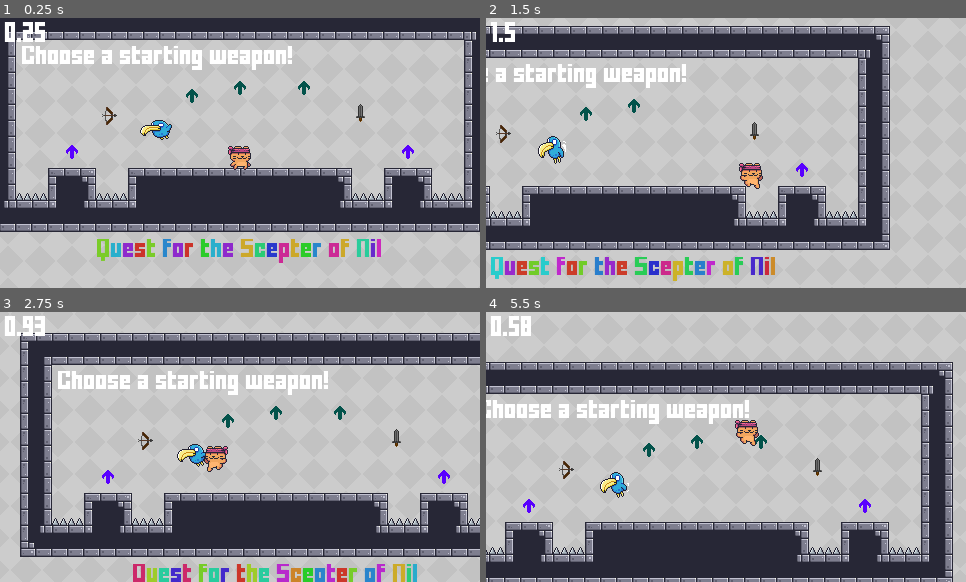
Above: before the commit, frames 1-4 (two rows, left to right).
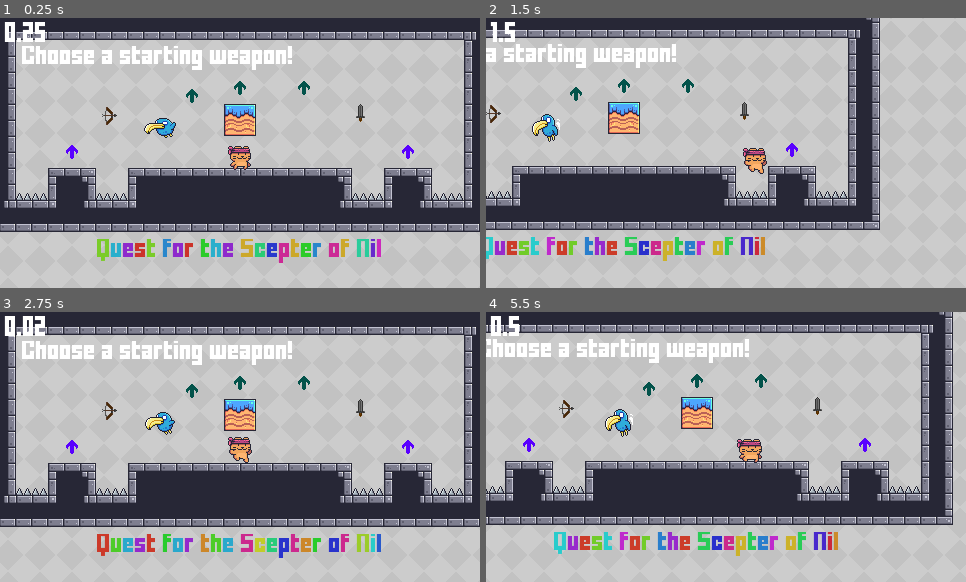
Above: after the commit, the same moments.

Repository: SnowyPeax/Community_Project_1_Johan
Game: Godot game, scene res://user/SnowyPeax/QuestForTheScepterOfNil.tscn
The game is run twice, just before and just after one commit, with the same random seed, the same clock (stepped at 60 frames per second) and the same inputs. This scene is started directly instead of the project's main scene.
Inputs (mouse positions are in pixels of both pictures, inside the frame that each line leads up to):
- Up to frame 1 (0.25 s): no input
- Up to frame 2 (1.5 s): tap Enter (interact) at 0.5, 1.35 s; move the mouse to (831, 139) at 0.52 s; hold Space (jump) 0.53-1.28 s; hold D (right) from 0.53 s (still down); move the mouse to (630, 166) at 1.27 s
- Up to frame 3 (2.75 s): tap Space (jump) at 1.52, 1.55, 1.82, 2.3 s; move the mouse to (288, 387) at 2.02 s; release D (right) at 2.03 s; press the mouse at (288, 387) at 2.03 s; hold A (left) from 2.03 s (still down)
- Up to frame 4 (5.5 s): move the mouse to (702, 501) at 2.77 s; release A (left) at 2.78 s; release the mouse at (702, 501) at 2.78 s; hold D (right) 2.78-4.28 s; tap Space (jump) at 2.85, 3.02, 3.32, 4.52, 4.55, 4.82 s; move the mouse to (870, 487) at 3.52 s; hold Space (jump) 3.53-4.28 s; tap Enter (interact) at 3.6 s; move the mouse to (582, 406) at 4.27 s; hold A (left) 4.28-5.03 s; click (582, 406) at 4.35 s; move the mouse to (750, 447) at 5.02 s; hold D (right) from 5.03 s (still down); hold Space (jump) from 5.03 s (still down)

The runs differ from the first frame. In frame 1, 1.1% of the frame differs, in the area x 29-54%, y 31-46%; in frame 2, 38%; in frame 3, 56%; in frame 4, 60%, in the area x 0-98%, y 0-100%.

Commit message:
add enemy state machine and placeholder chase state

Diff:
--- a/user/SnowyPeax/QuestForTheScepterOfNil.tscn
+++ b/user/SnowyPeax/QuestForTheScepterOfNil.tscn
@@ -1,7 +1,8 @@
-[gd_scene load_steps=11 format=3 uid="uid://llwgolfnn255"]
+[gd_scene load_steps=12 format=3 uid="uid://llwgolfnn255"]
 
 [ext_resource type="PackedScene" uid="uid://bv2o3xgv1pqg0" path="res://core/scenes/base_level.tscn" id="1_u6oy1"]
 [ext_resource type="Texture2D" uid="uid://btuupdyno6oog" path="res://core/assets/Background/Gray.png" id="2_1n8bu"]
+[ext_resource type="PackedScene" uid="uid://cfmrufd2w4bc6" path="res://user/SnowyPeax/questForTheScepterOfNil/weapons/weapon_manager.tscn" id="3_1su4a"]
 [ext_resource type="PackedScene" uid="uid://bcx2s67fe2tqb" path="res://user/SnowyPeax/questForTheScepterOfNil/modifiers/speed_mod.tscn" id="3_ca4as"]
 [ext_resource type="PackedScene" uid="uid://locdhkjfl1wv" path="res://user/SnowyPeax/questForTheScepterOfNil/weapons/bow.tscn" id="3_vulwn"]
 [ext_resource type="PackedScene" uid="uid://caun14mlk0cs0" path="res://user/SnowyPeax/questForTheScepterOfNil/weapons/sword.tscn" id="3_xnk1p"]
@@ -16,8 +17,10 @@
 [node name="Background" parent="." index="0"]
 texture = ExtResource("2_1n8bu")
 
+[node name="WeaponManager" parent="Player" index="5" instance=ExtResource("3_1su4a")]
+
 [node name="Autotiles" parent="." index="2"]
-layer_0/tile_data = PackedInt32Array(131073, 65536, 1, 65537 …(3801 unchanged characters)… 7666, 0, 1, -393202, 0, 1, -458738, 0, 1)
+layer_0/tile_data = PackedInt32Array(131073, 65536, 1, 65537 …(3801 unchanged characters)… 7666, 0, 1, -393202, 0, 1, -458738, 0, 1, -131072, 524288, 10, -196608, 524288, 8, -65537, 393216, 10, -131073, 393216, 8)
 
 [node name="Labels" type="Node2D" parent="." index="3"]
 
@@ -63,13 +66,13 @@
 sprite = ExtResource("9_sftfq")
 
 [node name="SnifferBird" parent="." index="11" instance=ExtResource("10_o00bh")]
-position = Vector2(-84, -22)
+position = Vector2(-80, -24)
 
 [connection signal="body_entered" from="Autotiles/Spikes" to="Autotiles/Spikes" method="_on_body_entered" flags=18]
-[connection signal="body_entered" from="Autotiles/@Area2D@84214" to="Autotiles/@Area2D@84214" method="_on_body_entered" flags=18]
-[connection signal="body_entered" from="Autotiles/@Area2D@84215" to="Autotiles/@Area2D@84215" method="_on_body_entered" flags=18]
-[connection signal="body_entered" from="Autotiles/@Area2D@84216" to="Autotiles/@Area2D@84216" method="_on_body_entered" flags=18]
-[connection signal="body_entered" from="Autotiles/@Area2D@84217" to="Autotiles/@Area2D@84217" method="_on_body_entered" flags=18]
-[connection signal="body_entered" from="Autotiles/@Area2D@84218" to="Autotiles/@Area2D@84218" method="_on_body_entered" flags=18]
-[connection signal="body_entered" from="Autotiles/@Area2D@84219" to="Autotiles/@Area2D@84219" method="_on_body_entered" flags=18]
-[connection signal="body_entered" from="Autotiles/@Area2D@84220" to="Autotiles/@Area2D@84220" method="_on_body_entered" flags=18]
+[connection signal="body_entered" from="Autotiles/@Area2D@89424" to="Autotiles/@Area2D@89424" method="_on_body_entered" flags=18]
+[connection signal="body_entered" from="Autotiles/@Area2D@89425" to="Autotiles/@Area2D@89425" method="_on_body_entered" flags=18]
+[connection signal="body_entered" from="Autotiles/@Area2D@89426" to="Autotiles/@Area2D@89426" method="_on_body_entered" flags=18]
+[connection signal="body_entered" from="Autotiles/@Area2D@89427" to="Autotiles/@Area2D@89427" method="_on_body_entered" flags=18]
+[connection signal="body_entered" from="Autotiles/@Area2D@89428" to="Autotiles/@Area2D@89428" method="_on_body_entered" flags=18]
+[connection signal="body_entered" from="Autotiles/@Area2D@89429" to="Autotiles/@Area2D@89429" method="_on_body_entered" flags=18]
+[connection signal="body_entered" from="Autotiles/@Area2D@89430" to="Autotiles/@Area2D@89430" method="_on_body_entered" flags=18]
--- /dev/null
+++ b/user/SnowyPeax/questForTheScepterOfNil/enemies/enemy_states/chase.gd
@@ -0,0 +1,6 @@
+extends enemy_state
+
+func _physics_process(delta):
+	var dir = player.global_position - enemy.global_position
+
+	enemy.velocity = dir.normalized() * enemy.chase_speed
--- /dev/null
+++ b/user/SnowyPeax/questForTheScepterOfNil/enemies/enemy_states/chase.tscn
@@ -0,0 +1,6 @@
+[gd_scene load_steps=2 format=3 uid="uid://6bt544jd6g3e"]
+
+[ext_resource type="Script" path="res://user/SnowyPeax/questForTheScepterOfNil/enemies/enemy_states/chase.gd" id="1_gpacj"]
+
+[node name="Chase" type="Node"]
+script = ExtResource("1_gpacj")
--- /dev/null
+++ b/user/SnowyPeax/questForTheScepterOfNil/enemies/enemy_states/enemy_state.gd
@@ -0,0 +1,26 @@
+extends Node
+
+class_name enemy_state
+
+var state_machine = null
+var enemy = null
+var player = null
+
+func _ready():
+	exit()
+
+func enter():
+	set_physics_process(true)
+	set_process_input(true)
+	on_state_entered()
+
+func on_state_entered():
+	pass
+
+func exit():
+	set_physics_process(false)
+	set_process_input(false)
+	on_state_exited()
+
+func on_state_exited():
+	pass
--- /dev/null
+++ b/user/SnowyPeax/questForTheScepterOfNil/enemies/enemy_states/enemy_state_machine.gd
@@ -0,0 +1,24 @@
+extends Node
+
+@export var default_state : enemy_state
+
+var current_state : enemy_state
+
+func _ready():
+	for child in get_children():
+		child.state_machine = self
+		child.enemy = get_parent()
+		child.player = Levelmanager.get_player()
+	current_state = default_state
+	current_state.enter()
+
+func change_to_state(new_state : String):
+	change_to_state_node(get_state(new_state))
+
+func change_to_state_node(new_state : enemy_state):
+	current_state.exit()
+	current_state = new_state
+	current_state.enter()
+
+func get_state(state_name : String):
+	return get_node(state_name)
--- /dev/null
+++ b/user/SnowyPeax/questForTheScepterOfNil/enemies/enemy_states/enemy_state_machine.tscn
@@ -0,0 +1,6 @@
+[gd_scene load_steps=2 format=3 uid="uid://dn7bffwf7cw3f"]
+
+[ext_resource type="Script" path="res://user/SnowyPeax/questForTheScepterOfNil/enemies/enemy_states/enemy_state_machine.gd" id="1_31tbj"]
+
+[node name="EnemyStateMachine" type="Node"]
+script = ExtResource("1_31tbj")
--- /dev/null
+++ b/user/SnowyPeax/questForTheScepterOfNil/enemies/enemy_states/watch.gd
@@ -0,0 +1,11 @@
+extends enemy_state
+
+@export var watch_area : Area2D
+
+func _ready():
+	watch_area.body_entered.connect(_on_area_2d_body_entered)
+
+
+func _on_area_2d_body_entered(body):
+	if body == player:
+		state_machine.change_to_state("Chase")
--- /dev/null
+++ b/user/SnowyPeax/questForTheScepterOfNil/enemies/enemy_states/watch.tscn
@@ -0,0 +1,6 @@
+[gd_scene load_steps=2 format=3 uid="uid://c6pjgpt1hvk33"]
+
+[ext_resource type="Script" path="res://user/SnowyPeax/questForTheScepterOfNil/enemies/enemy_states/watch.gd" id="1_kgcwn"]
+
+[node name="Watch" type="Node"]
+script = ExtResource("1_kgcwn")
--- a/user/SnowyPeax/questForTheScepterOfNil/enemies/sniffer_bird.gd
+++ b/user/SnowyPeax/questForTheScepterOfNil/enemies/sniffer_bird.gd
@@ -1,15 +1,18 @@
 extends CharacterBody2D
 
 @export var health = 10
+@export var chase_speed = 100
 
 var player
+
 
 func _ready():
 	player = Levelmanager.get_player()
 	$AnimationPlayer.play("fly")
 
 func _physics_process(delta):
-	pass
+	move_and_slide()
+
 
 func take_damage(damage):
 	health -= damage
--- a/user/SnowyPeax/questForTheScepterOfNil/enemies/sniffer_bird.tscn
+++ b/user/SnowyPeax/questForTheScepterOfNil/enemies/sniffer_bird.tscn
@@ -1,7 +1,10 @@
-[gd_scene load_steps=8 format=3 uid="uid://c4asio4hyfp13"]
+[gd_scene load_steps=12 format=3 uid="uid://c4asio4hyfp13"]
 
 [ext_resource type="Script" path="res://user/SnowyPeax/questForTheScepterOfNil/enemies/sniffer_bird.gd" id="1_1l6w1"]
 [ext_resource type="Texture2D" uid="uid://oo5gct40eh0" path="res://user/SnowyPeax/questForTheScepterOfNil/assets/enemies/SnifferBird (32x32).png" id="1_wu6ib"]
+[ext_resource type="PackedScene" uid="uid://dn7bffwf7cw3f" path="res://user/SnowyPeax/questForTheScepterOfNil/enemies/enemy_states/enemy_state_machine.tscn" id="3_ml34s"]
+[ext_resource type="PackedScene" uid="uid://c6pjgpt1hvk33" path="res://user/SnowyPeax/questForTheScepterOfNil/enemies/enemy_states/watch.tscn" id="4_hfq3f"]
+[ext_resource type="PackedScene" uid="uid://6bt544jd6g3e" path="res://user/SnowyPeax/questForTheScepterOfNil/enemies/enemy_states/chase.tscn" id="5_aiqje"]
 
 [sub_resource type="CapsuleShape2D" id="CapsuleShape2D_q1v3i"]
 radius = 8.0
@@ -10,6 +13,21 @@
 [sub_resource type="CapsuleShape2D" id="CapsuleShape2D_t0fcp"]
 radius = 14.0
 height = 28.0
+
+[sub_resource type="Animation" id="Animation_twtb4"]
+length = 0.001
+tracks/0/type = "value"
+tracks/0/imported = false
+tracks/0/enabled = true
+tracks/0/path = NodePath("Sprite2D:frame")
+tracks/0/interp = 1
+tracks/0/loop_wrap = true
+tracks/0/keys = {
+"times": PackedFloat32Array(0),
+"transitions": PackedFloat32Array(1),
+"update": 1,
+"values": [0]
+}
 
 [sub_resource type="Animation" id="Animation_0me3l"]
 resource_name = "fly"
@@ -27,29 +45,18 @@
 "values": [0, 1, 2, 3, 4, 5, 6, 7, 8, 0]
 }
 
-[sub_resource type="Animation" id="Animation_twtb4"]
-length = 0.001
-tracks/0/type = "value"
-tracks/0/imported = false
-tracks/0/enabled = true
-tracks/0/path = NodePath("Sprite2D:frame")
-tracks/0/interp = 1
-tracks/0/loop_wrap = true
-tracks/0/keys = {
-"times": PackedFloat32Array(0),
-"transitions": PackedFloat32Array(1),
-"update": 1,
-"values": [0]
-}
-
 [sub_resource type="AnimationLibrary" id="AnimationLibrary_fcyyp"]
 _data = {
 "RESET": SubResource("Animation_twtb4"),
 "fly": SubResource("Animation_0me3l")
 }
 
+[sub_resource type="RectangleShape2D" id="RectangleShape2D_pc0cx"]
+size = Vector2(85.125, 80.625)
+
 [node name="SnifferBird" type="CharacterBody2D"]
 collision_layer = 2
+collision_mask = 0
 script = ExtResource("1_1l6w1")
 
 [node name="Area2D" type="Area2D" parent="."]
@@ -72,4 +79,17 @@
 "": SubResource("AnimationLibrary_fcyyp")
 }
 
+[node name="EnemyStateMachine" parent="." node_paths=PackedStringArray("default_state") instance=ExtResource("3_ml34s")]
+default_state = NodePath("Watch")
+
+[node name="Watch" parent="EnemyStateMachine" node_paths=PackedStringArray("watch_area") instance=ExtResource("4_hfq3f")]
+watch_area = NodePath("../../WatchArea")
+
+[node name="Chase" parent="EnemyStateMachine" instance=ExtResource("5_aiqje")]
+
+[node name="WatchArea" type="Area2D" parent="."]
+
+[node name="CollisionShape2D" type="CollisionShape2D" parent="WatchArea"]
+shape = SubResource("RectangleShape2D_pc0cx")
+
 [connection signal="body_entered" from="Area2D" to="." method="_on_area_2d_body_entered"]
--- a/user/SnowyPeax/questForTheScepterOfNil/items/weapon_pickup.gd
+++ b/user/SnowyPeax/questForTheScepterOfNil/items/weapon_pickup.gd
@@ -15,5 +15,5 @@
 	if body == player:
 		var weapon_instance = weapon.instantiate()
 		weapon_instance.position += Vector2(0, 4)
-		player.add_child(weapon_instance)
+		player.get_node("WeaponManager").equip(weapon_instance)
 		queue_free()
--- a/user/SnowyPeax/questForTheScepterOfNil/weapons/arrow.gd
+++ b/user/SnowyPeax/questForTheScepterOfNil/weapons/arrow.gd
@@ -18,7 +18,6 @@
 
 func _on_body_entered(body):
 	if body.has_method("take_damage"):
-		print(calculate_damage())
 		body.take_damage(calculate_damage())
 
 	if body != Levelmanager.get_player():
--- a/user/SnowyPeax/questForTheScepterOfNil/weapons/sword.tscn
+++ b/user/SnowyPeax/questForTheScepterOfNil/weapons/sword.tscn
@@ -66,6 +66,7 @@
 texture = ExtResource("1_0n2ly")
 
 [node name="AnimationPlayer" type="AnimationPlayer" parent="."]
+speed_scale = 2.0
 libraries = {
 "": SubResource("AnimationLibrary_ig11p")
 }
--- /dev/null
+++ b/user/SnowyPeax/questForTheScepterOfNil/weapons/weapon_manager.gd
@@ -0,0 +1,15 @@
+extends Node2D
+
+var weapon_equiped = false
+
+# Called when the node enters the scene tree for the first time.
+func _ready():
+	pass # Replace with function body.
+
+func equip(weapon):
+	if weapon_equiped:
+		get_children()[0].queue_free()
+	else:
+		weapon_equiped = true
+
+	add_child(weapon)
--- /dev/null
+++ b/user/SnowyPeax/questForTheScepterOfNil/weapons/weapon_manager.tscn
@@ -0,0 +1,6 @@
+[gd_scene load_steps=2 format=3 uid="uid://cfmrufd2w4bc6"]
+
+[ext_resource type="Script" path="res://user/SnowyPeax/questForTheScepterOfNil/weapons/weapon_manager.gd" id="1_ivmv8"]
+
+[node name="WeaponManager" type="Node2D"]
+script = ExtResource("1_ivmv8")
